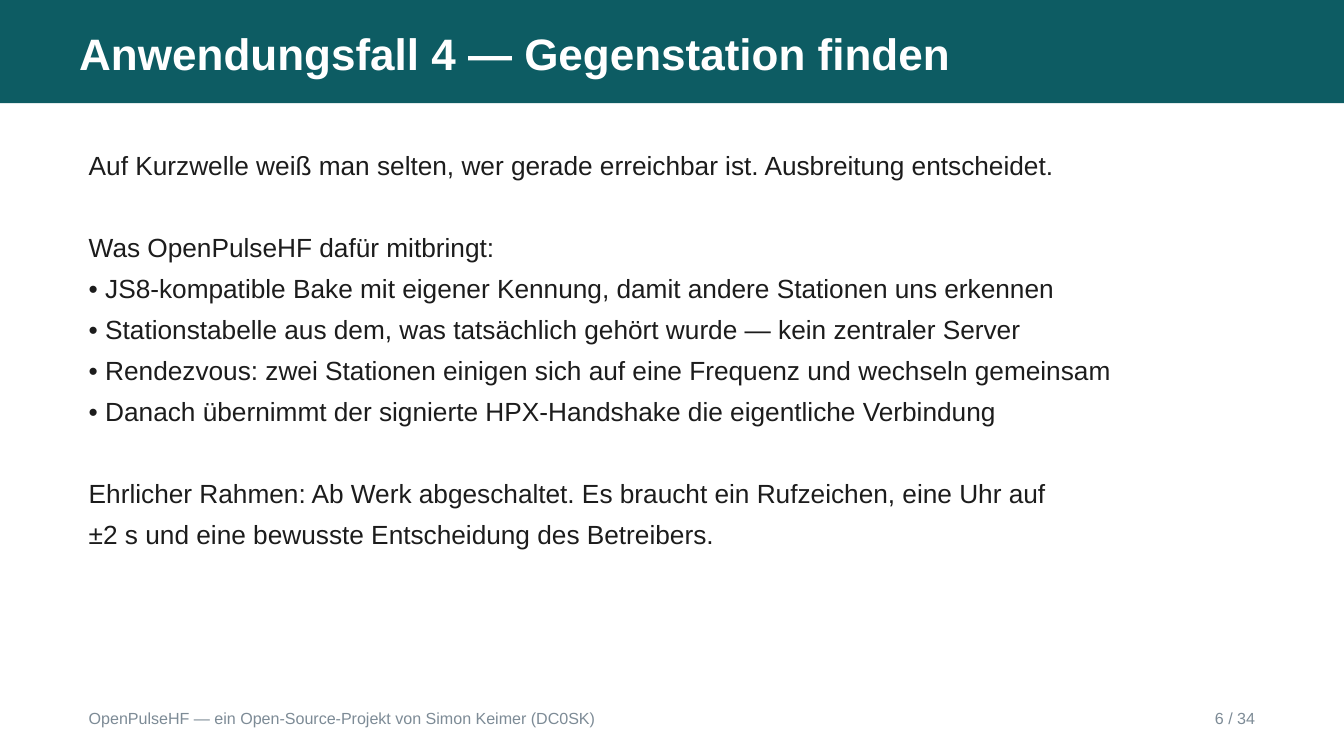
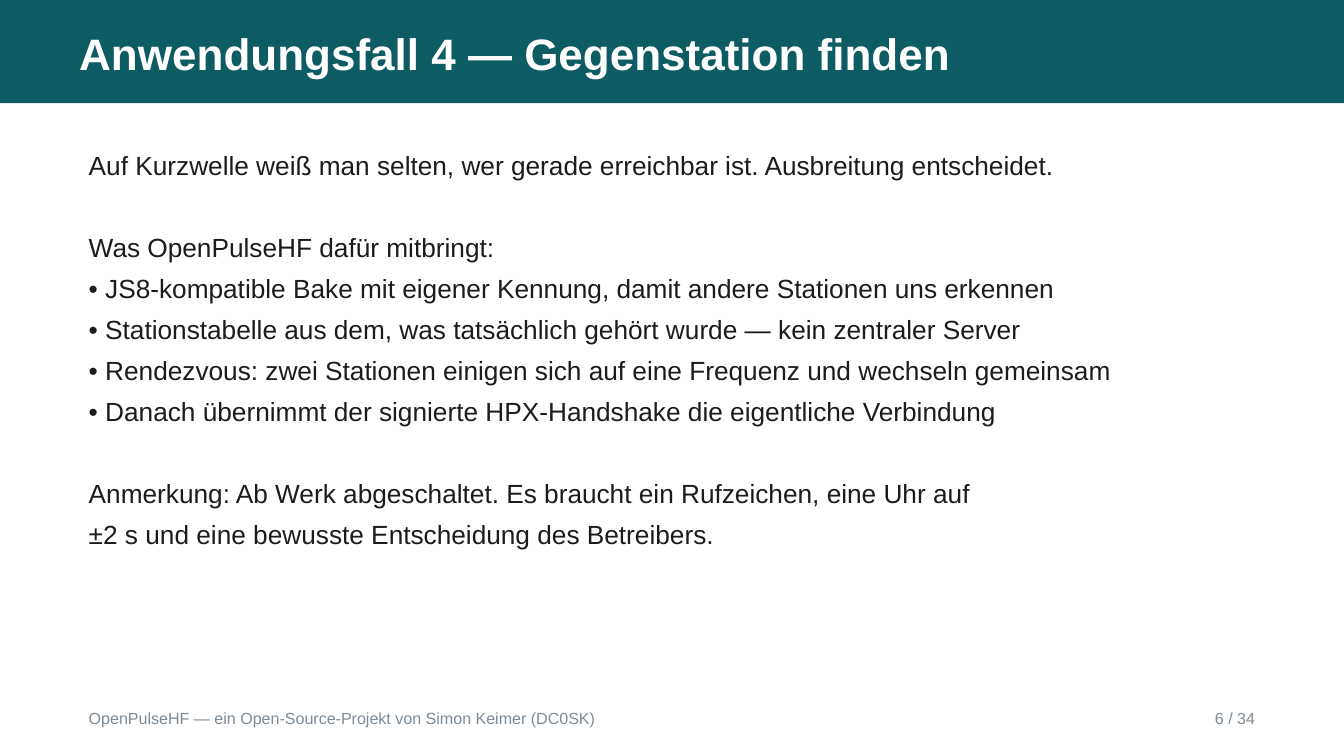
Before and after one commit to dc0sk/OpenPulseHF, a slide deck: slide 9 of docs/presentations/OpenPulseHF-Overview-DE.odp (slide 6 before the commit). Drawn at 1344x756 pixels with LibreOffice and Linux fonts; fonts in the diff are those of the drawing. Boxes give left, top, right and bottom in pixels: in the first picture for what was removed or moved away, otherwise in the second. Text is boxed around its words. In the diff, an @@ line names an element or a change of style, - is before the commit and + after.

```diff
--- a/docs/presentations/OpenPulseHF-Overview-DE.odp
+++ b/docs/presentations/OpenPulseHF-Overview-DE.odp
@@ text at bbox=[89, 484, 969, 508]: text changed @@
-Ehrlicher Rahmen: Ab Werk abgeschaltet. Es braucht ein Rufzeichen, eine Uhr auf
+Anmerkung: Ab Werk abgeschaltet. Es braucht ein Rufzeichen, eine Uhr auf
```
Also in this commit, not shown: 5 other slides changed, 3 slides added, 1 other file.
